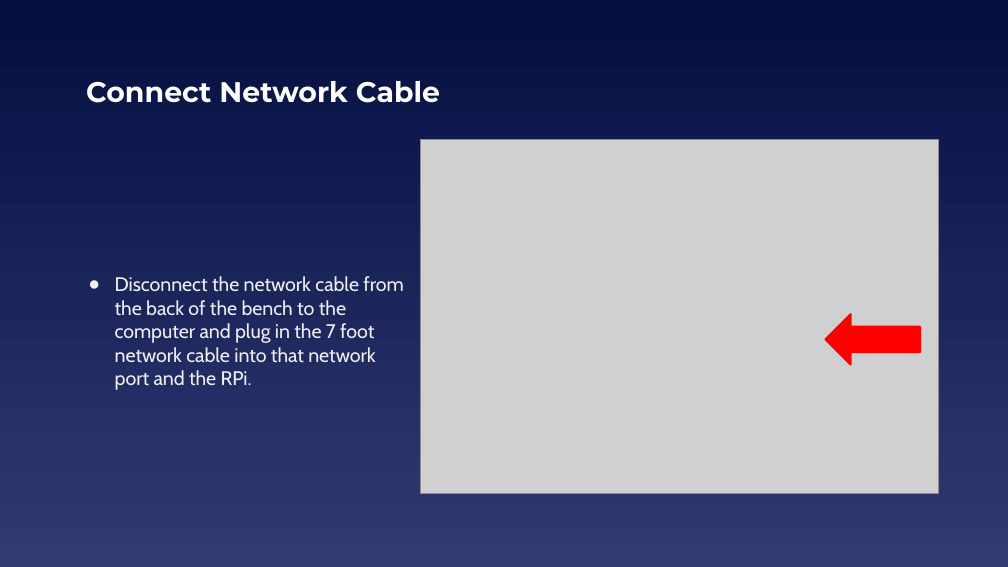
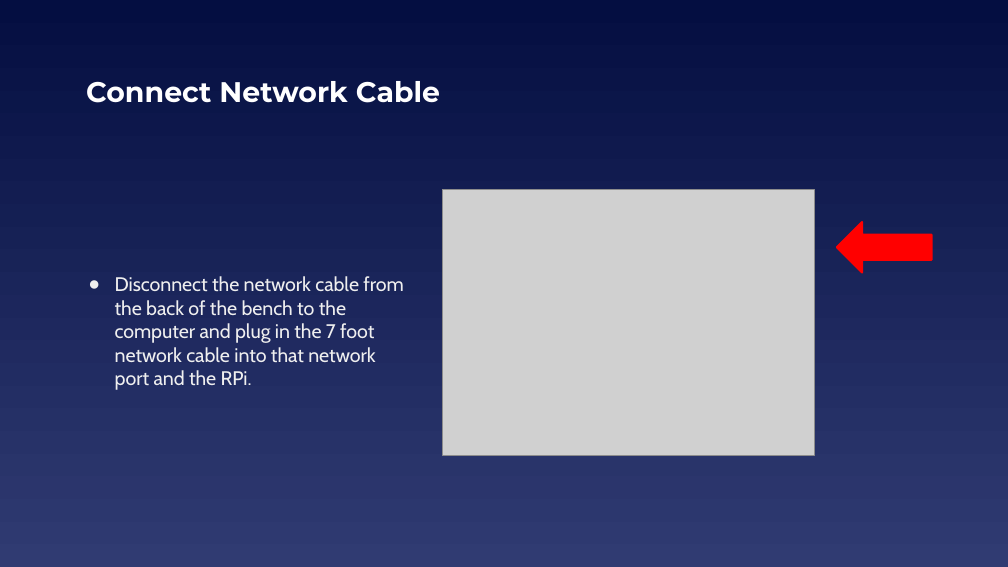
Before and after one commit to EELabMan/Raspberry-Pi-Intro, a slide deck: slide 8 of Raspberry Pi Intro.pptx (slide 11 before the commit). Drawn at 1008x567 pixels with LibreOffice and Linux fonts; fonts in the diff are those of the drawing; grey boxes stand for pictures. Boxes give left, top, right and bottom in pixels: in the first picture for what was removed or moved away, otherwise in the second. Text is boxed around its words. In the diff, an @@ line names an element or a change of style, - is before the commit and + after.

```diff
--- a/Raspberry Pi Intro.pptx
+++ b/Raspberry Pi Intro.pptx
@@ picture: place and size @@
-picture at (420, 140, 939, 494)
+picture at (443, 190, 815, 456)
@@ left arrow: place and size @@
-left arrow at (826, 315, 920, 365)
+left arrow at (837, 222, 932, 273)
```
Also in this commit, not shown: 8 other slides changed, 7 slides added, 1 slide removed, 2 other files.
